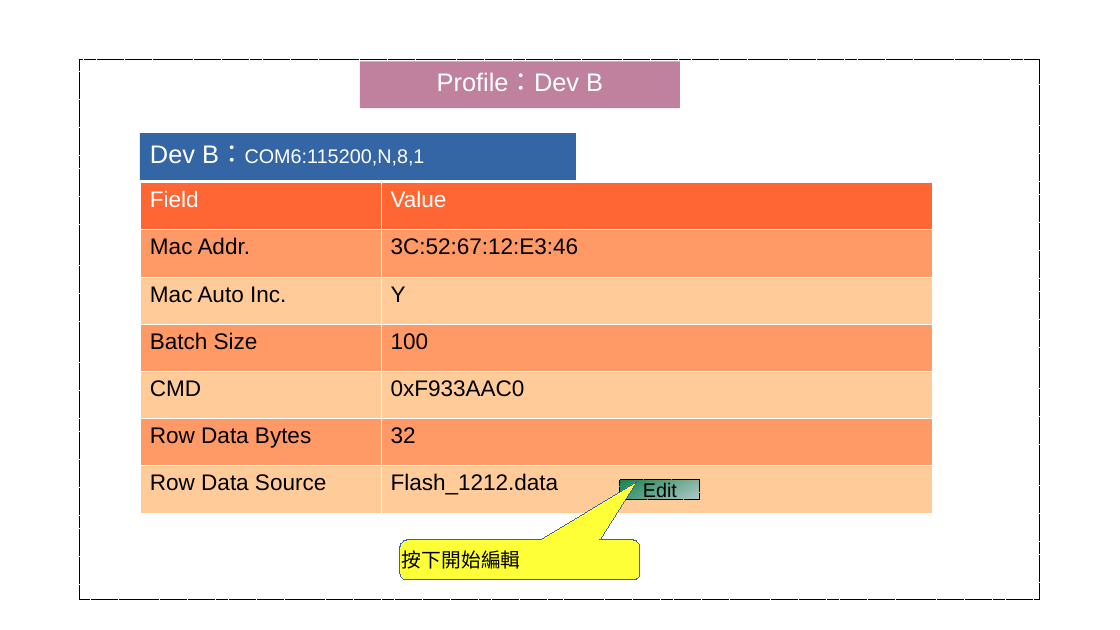
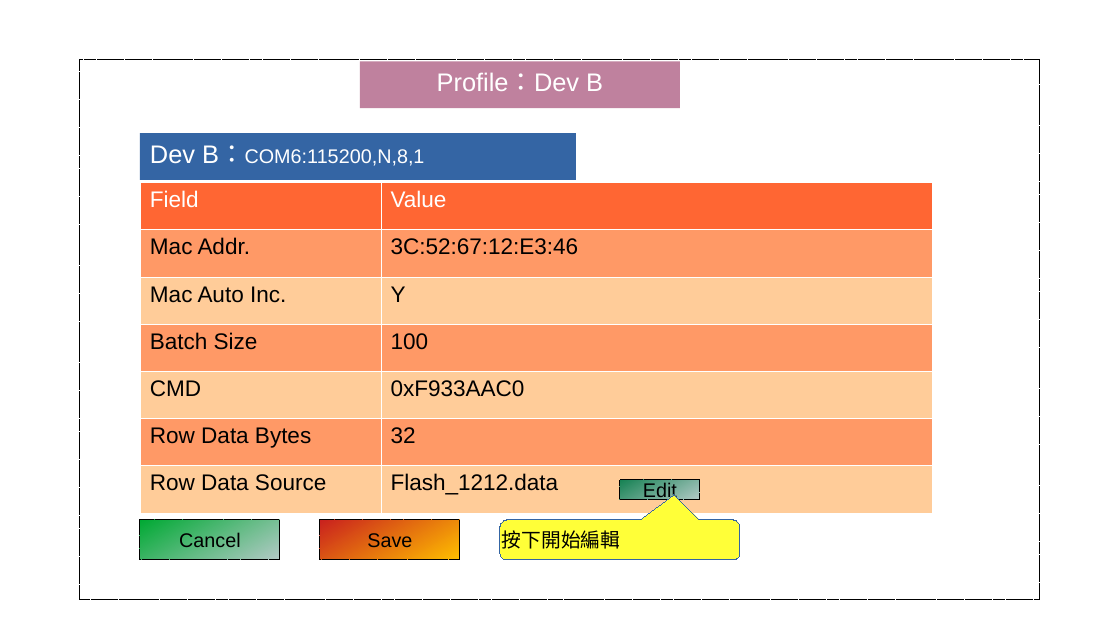
Before and after one commit to tomjpsun/obsidianVaults, a slide deck: slide 3 of DM9051A OTP 燒錄專案/Sketch.odp. Drawn at 1120x630 pixels with LibreOffice and Linux fonts; fonts in the diff are those of the drawing. Boxes give left, top, right and bottom in pixels: in the first picture for what was removed or moved away, otherwise in the second. Text is boxed around its words. In the diff, an @@ line names an element or a change of style, - is before the commit and + after.

```diff
--- a/DM9051A OTP 燒錄專案/Sketch.odp
+++ b/DM9051A OTP 燒錄專案/Sketch.odp
@@ rectangle added at (140,520,281,560), fill gradient #00A933 to #B3CAC7, outline #000000 0 pt dashed, 14 pt, text #000000 @@
+Cancel
@@ rectangle added at (320,520,460,560), fill gradient #C9211E to #FFBF00, outline #000000 0 pt dashed, 14 pt, text #000000 @@
+Save
@@ rounded speech box "按下開始編輯": place and size @@
-rounded speech box "按下開始編輯" at (400,540,640,579)
+rounded speech box "按下開始編輯" at (500,520,740,560)
@@ rounded speech box "按下開始編輯" at (500,520,740,560): proportions changed @@
```
Also in this commit, not shown: 2 other slides changed, 1 other file.
